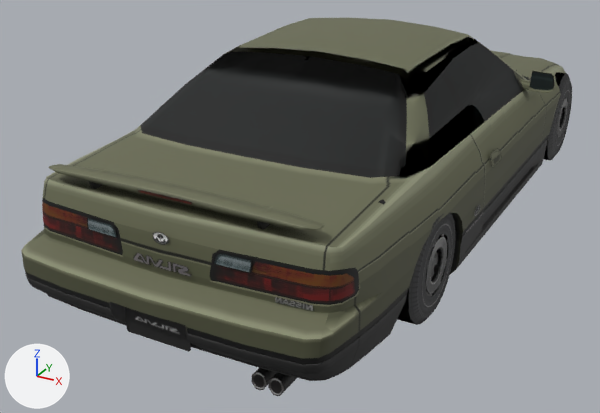
One commit to the glTF model dealership/dealership/models/GT4_NISS0037.glb: the scene before it, then after it.
Rendered twice from a 50 mm lens placed at (1.93, -4.51, 2.07), pointed at (-0.31, -0.45, 0.04). The axes (+X, +Y, +Z) are drawn at lower left. The lights are the same throughout. The older version comes first. Vertices at exactly the same position are counted once.

Before the edit, the objects in view are built like this:
```python
ob_body = bpy.data.objects.new('body', me_body)
ob_body.location = (0.0, 0.0, 0.0)
ob_tire_front_left = bpy.data.objects.new('tire_front_left', me_tire_front)
ob_tire_front_left.location = (0.741, -1.238, 0.288)
ob_tire_front_right = bpy.data.objects.new('tire_front_right', me_tire_front)
ob_tire_front_right.location = (-0.741, -1.238, 0.288)
ob_tire_front_right.scale = (-1.0, 1.0, 1.0)
ob_tire_rear_left = bpy.data.objects.new('tire_rear_left', me_tire_rear)
ob_tire_rear_left.location = (0.748, 1.238, 0.305)
ob_tire_rear_right = bpy.data.objects.new('tire_rear_right', me_tire_rear)
ob_tire_rear_right.location = (-0.748, 1.238, 0.305)
ob_tire_rear_right.scale = (-1.0, 1.0, 1.0)
ob_wheel_rear_right = bpy.data.objects.new('wheel_rear_right', me_wheel_rear)
ob_wheel_rear_right.location = (-0.748, 1.238, 0.305)
ob_wheel_rear_right.scale = (-1.0, 1.0, 1.0)
# also in view: 'wheel_front_left' at (0.81, -1.24, 0.29)
```
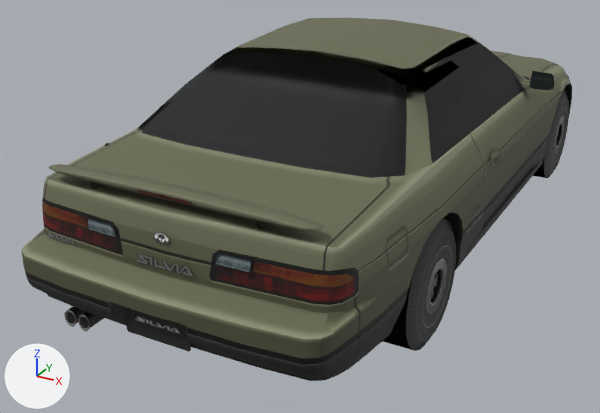
Edits to the bpy script that builds the scene:
```text
Change me_body:
    where me_body.from_pydata(...)  # 2252 vertices, 3625 faces; spans x -0.95..0.95, y -2.29..2.18, z 0.05..1.12
    used by ob_body; location = (0.0, 0.0, 0.0)
    me_body part 1: the loose piece of 755 vertices spanning x -0.85..0.85, y -2.29..2.18, z 0.05..1.12 is mirrored in x about its middle
    me_body part 2: 611 of 2252 vertices moved; they spanned x -0.95..0.95, y -2.23..1.87, z 0.06..1.09 and now span x -0.95..0.95, y -2.23..1.87, z 0.06..1.09; mean shift (-0.04, -0.99, -0.05); largest move (-0.83, 1.31, 0.29) -> (-0.67, -1.17, 0.16)
Change me_tire_front:
    used by ob_tire_front_left; location = (0.741, -1.238, 0.288)
    remove me_tire_front.from_pydata(...)  # 120 vertices, 208 faces; spans x -0.102..0.102, y -0.288..0.288, z -0.286..0.286
    add me_tire_front.from_pydata(...)  # 120 vertices, 208 faces; spans x -0.102..0.102, y -0.314..0.314, z -0.312..0.312
    me_tire_front part 3: 120 of 120 vertices moved; they spanned x -0.102..0.102, y -0.288..0.288, z -0.286..0.286 and now span x -0.102..0.102, y -0.314..0.314, z -0.312..0.312; mean shift (0.0, 0.0, 0.0)
Change ob_tire_front_right:
    ob_tire_front_right.scale: (-1.0, 1.0, 1.0) -> (1.0, 1.0, 1.0)
    ob_tire_front_right.location: (-0.741, -1.238, 0.288) -> (0.741, 1.238, 0.178)
Change ob_wheel_rear_right:
    ob_wheel_rear_right.scale: (-1.0, 1.0, 1.0) -> (1.0, 1.0, 1.0)
    ob_wheel_rear_right.location: (-0.748, 1.238, 0.305) -> (0.748, -1.238, 0.178)
Change ob_tire_rear_right:
    ob_tire_rear_right.scale: (-1.0, 1.0, 1.0) -> (1.0, 1.0, 1.0)
    ob_tire_rear_right.location: (-0.748, 1.238, 0.305) -> (0.748, -1.238, 0.178)
```

Boxes (x1, y1, x2, y2) around the edits, measured in the pictures (600 x 413 px; the box of a moved part takes in the faces that stretch with it):
'body', reshaped: before (21, 18, 566, 396); after (21, 18, 572, 381)
'tire_rear_right', moved, rescaled (not visible before): after (383, 219, 456, 351)
'tire_front_right', reshaped, moved, rescaled (not visible before): after (533, 90, 569, 178)
'wheel_rear_right', moved, rescaled (not visible before): after (422, 245, 452, 328)
part 1 of me_body, moved or reshaped: before (46, 34, 566, 378); after (46, 34, 572, 378)
part 2 of me_body, moved or reshaped: before (49, 70, 555, 396); after (49, 70, 569, 352)
part 3 of me_tire_front, moved or reshaped: before (397, 213, 455, 325); after (533, 90, 569, 178)
'wheel_front_left', unchanged, covered by the edit: before (422, 223, 453, 307)
